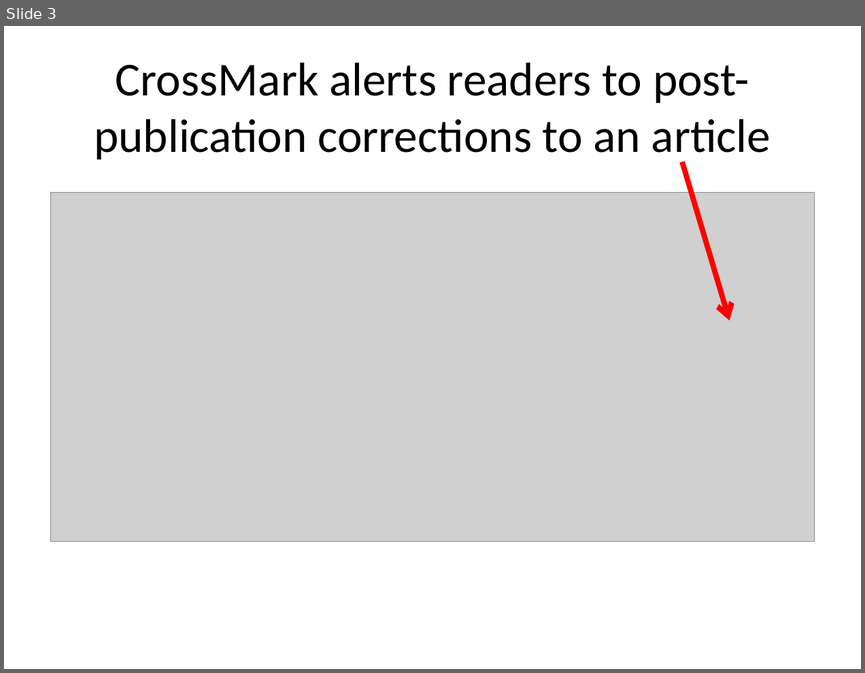
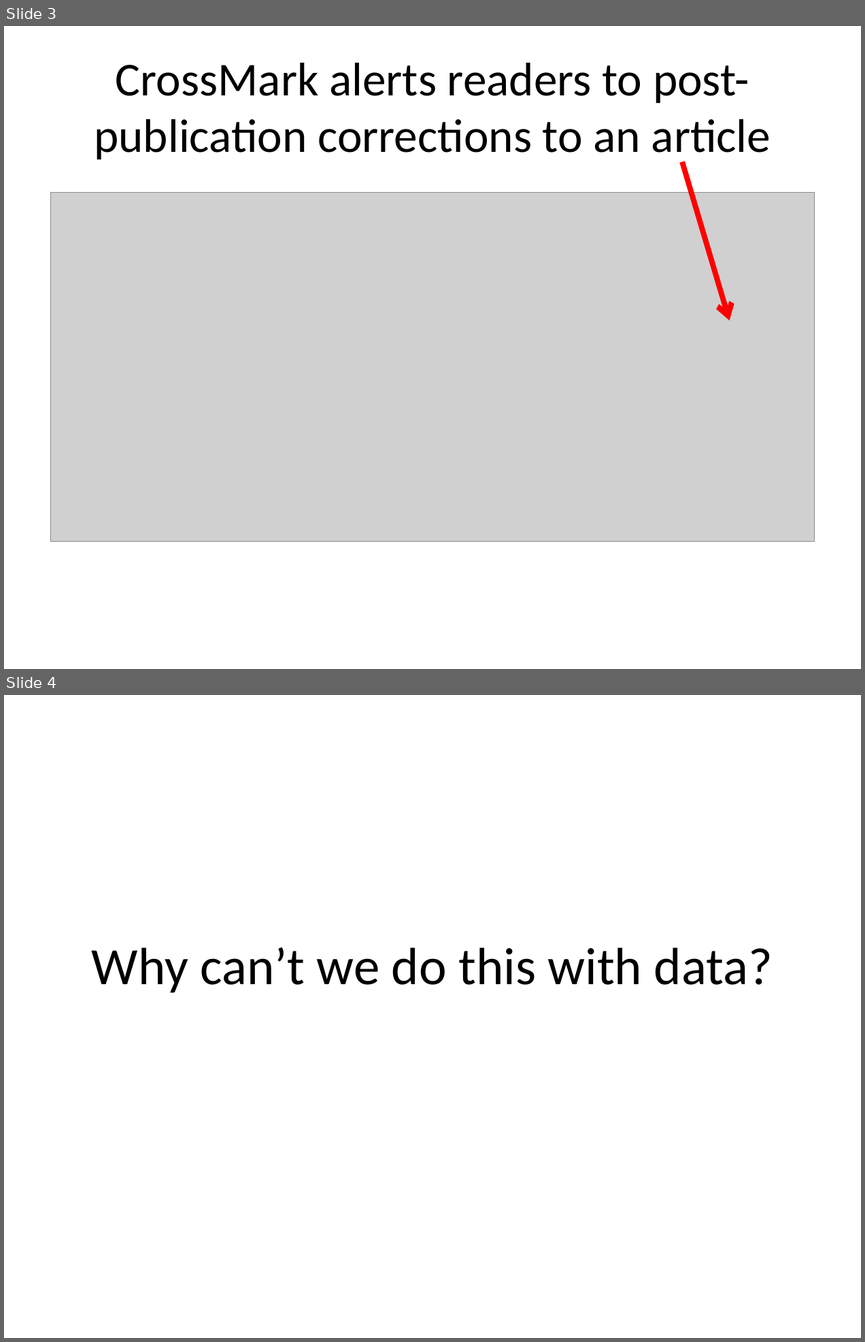
Before and after one commit to ScientificDataLabs/dataset-updates-plugin, a slide deck: Dataset-update-hack-presentation.pptx. Shown one above the other, each under a label of ours: slide 3 before the commit, slides 3 and 4 after it. The pictures are 865x673 and 865x1342 pixels, drawn with LibreOffice and Linux fonts; fonts in the diff are those of the drawing; grey boxes stand for pictures. Boxes give left, top, right and bottom in pixels: in the first picture for what was removed or moved away, otherwise in the second. Text is boxed around its words. In the diff, an @@ line names an element or a change of style, - is before the commit and + after.

```diff
--- a/Dataset-update-hack-presentation.pptx
+++ b/Dataset-update-hack-presentation.pptx
@@ slide 4 added at (x1=4, y1=695, x2=861, y2=1338), background #FFFFFF @@
@@ title added at (x1=92, y1=947, x2=772, y2=993), 44 pt, text #000000 @@
+Why can’t we do this with data?
```
Also in this commit, not shown: 1 other slide added.
